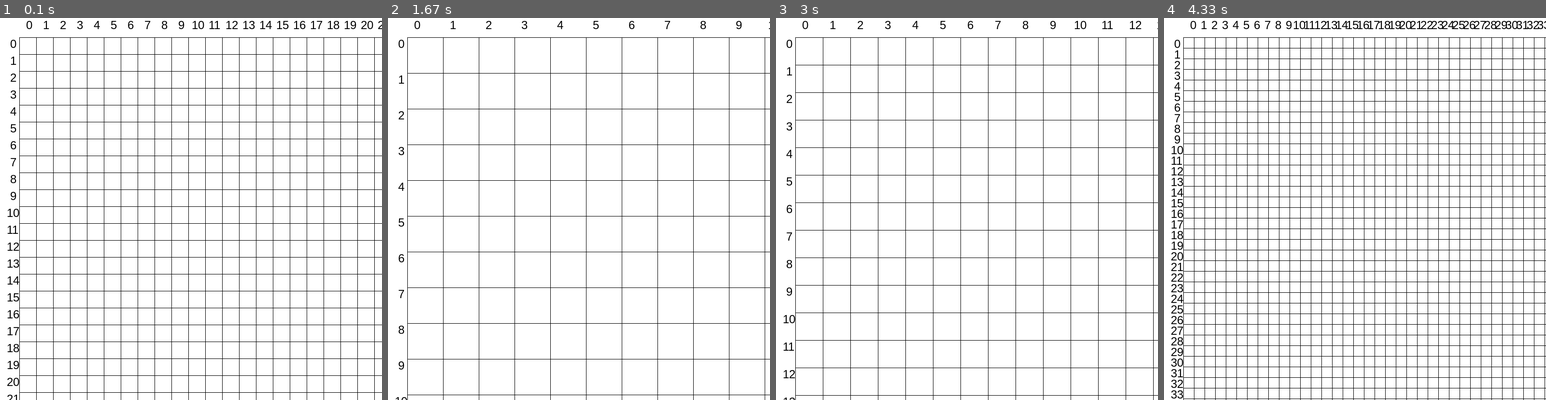
Above: before the commit, frames 1-4 (left to right).
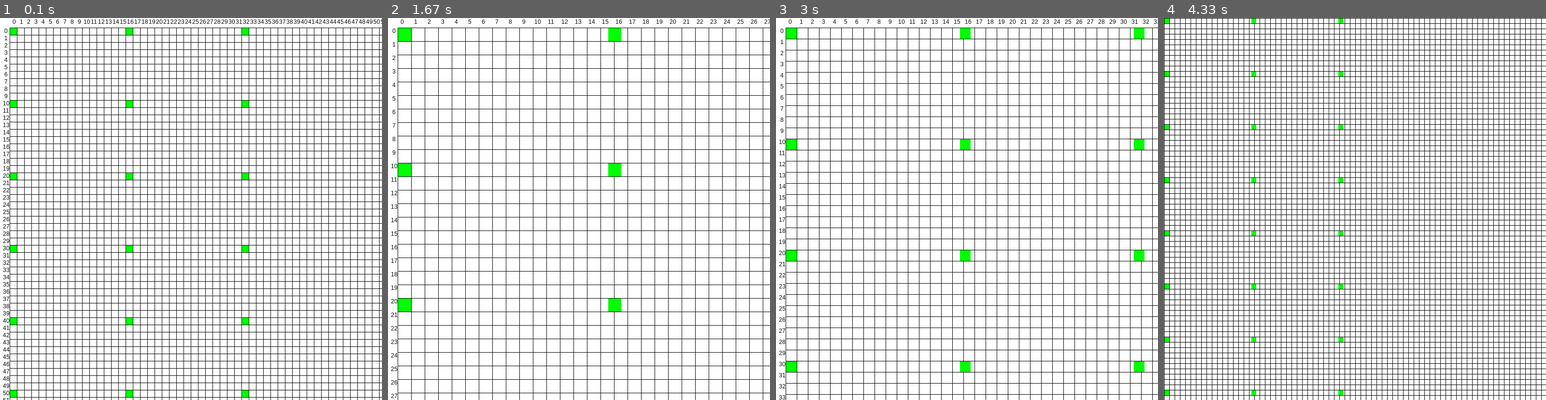
Above: after the commit, the same moments.

Repository: Archanciel/Learning_Pygame
Game: pygame game, started from draw_grid/main.py
Two runs of this game, one before a commit and one after it. Both use one fixed random seed, a clock stepped at 60 frames per second and the inputs below.
Inputs (mouse positions are in pixels of both pictures, inside the frame that each line leads up to):
- Up to frame 1 (0.1 s): no input
- Up to frame 2 (1.67 s): hold Up 0.33-0.8 s; move the mouse to (563, 224) at 0.37 s; hold Down 0.83-1.3 s; move the mouse to (487, 212) at 0.87 s; hold Up from 1.33 s (still down); move the mouse to (636, 75) at 1.37 s
- Up to frame 3 (3 s): release Up at 1.8 s; hold Down 1.83-2.3 s; move the mouse to (974, 79) at 1.87 s; hold Up 2.33-2.8 s; move the mouse to (970, 251) at 2.37 s; hold Down from 2.83 s (still down); move the mouse to (1066, 270) at 2.87 s
- Up to frame 4 (4.33 s): release Down at 3.3 s; hold Up 3.33-3.8 s; move the mouse to (1454, 174) at 3.37 s; hold Down 3.83-4.3 s; move the mouse to (1492, 178) at 3.87 s

The runs differ from the first frame. In frame 1, 16% of the frame differs, in the area x 0-100%, y 0-100%; in frame 2, 10%; in frame 3, 13%; in frame 4, 26%.

Commit message:
drawing active cells. Not yet ok when zooming

Diff:
--- a/draw_grid/grid.py
+++ b/draw_grid/grid.py
@@ -1,6 +1,6 @@
 import pygame as pg
 
-from draw_grid.settings import GRID_COORD_MARGIN_SIZE, BLACK
+from draw_grid.settings import GRID_COORD_MARGIN_SIZE, BLACK, GREEN
 
 
 class Grid():
@@ -16,8 +16,31 @@
         is 1 px, 2 cells will require
         '''
         self.cellValueGrid = [[initCellValue for i in range(surface.get_width() // 2)] for j in range(surface.get_height() // 2)]
-        self.font = pg.font.SysFont('arial', GRID_COORD_MARGIN_SIZE / 20 * 12, False)
+        self.setStartPattern()
+        self.font = pg.font.SysFont('arial', int(GRID_COORD_MARGIN_SIZE / 20 * 12), False)
         self.drawAxisLabel = True
+
+    def setStartPattern(self):
+        for i in range(0,300,10):
+            self.cellValueGrid[i][0] = True
+        for i in range(0,300,10):
+            self.cellValueGrid[i][100] = True
+        for i in range(0,300,10):
+            self.cellValueGrid[i][300] = True
+
+        for i in range(0, 300, 10):
+            self.cellValueGrid[i][0] = True
+        for i in range(0, 300, 10):
+            self.cellValueGrid[i][15] = True
+        for i in range(0, 300, 10):
+            self.cellValueGrid[i][30] = True
+
+        for i in range(0, 300, 10):
+            self.cellValueGrid[i][0] = True
+        for i in range(0, 300, 10):
+            self.cellValueGrid[i][15] = True
+        for i in range(0, 300, 10):
+            self.cellValueGrid[i][30] = True
 
     def setGridDimension(self):
         self.colNb = self.surface.get_width() // self.cellSize
@@ -54,6 +77,18 @@
 
             pg.draw.line(self.surface, BLACK, (colCoord, gridCoordMargin), (colCoord,self.surface.get_height()))
 
+        #drawing active cells
+
+        for row in range(len(self.cellValueGrid)):
+            for col in range(len(self.cellValueGrid[0])):
+                if self.cellValueGrid[row][col]:
+                    pg.draw.rect(self.surface,
+                                     GREEN,
+                                     [gridCoordMargin + ((1 + self.cellSize) * col) + 1,
+                                      gridCoordMargin + ((self.cellSize) * row) + 1,
+                                      self.cellSize - 1,
+                                      self.cellSize - 1])
+
     def zoomIn(self):
         delta = self.cellSize // 10
         print('zoom in: cellsize {}, delta {}'.format(self.cellSize, delta))
--- a/draw_grid/main.py
+++ b/draw_grid/main.py
@@ -24,7 +24,7 @@
         self.clock = pg.time.Clock()
         self.running = True
 
-        self.grid = Grid(self.screen, DEFAULT_CELL_SIZE, 0)
+        self.grid = Grid(self.screen, DEFAULT_CELL_SIZE, False)
         self.dragging = False
         self.mouse_x_beg = 0
         self.mouse_y_beg = 0
@@ -68,6 +68,8 @@
             elif event.type == pg.MOUSEBUTTONUP:
                 if event.button == 1:
                     self.dragging = False
+                    print('x {}, y {} offset'.format(self.mouse_x_end - self.mouse_x_beg,
+                                                     self.mouse_y_end - self.mouse_y_beg))
             elif event.type == pg.MOUSEMOTION:
                 if self.dragging:
                     self.mouse_x_end, self.mouse_y_end = event.pos
@@ -78,8 +80,6 @@
             self.grid.zoomIn()
         elif keys[pg.K_DOWN]:
             self.grid.zoomOut()
-
-        print('x {}, y {} offset'.format(self.mouse_x_end - self.mouse_x_beg, self.mouse_y_end - self.mouse_y_beg))
 
     def update(self):
         '''
--- a/draw_grid/settings.py
+++ b/draw_grid/settings.py
@@ -13,5 +13,5 @@
 YELLOW = (255, 255, 0)
 
 # grid constants
-DEFAULT_CELL_SIZE = 35 #15
-GRID_COORD_MARGIN_SIZE = 40 #20
+DEFAULT_CELL_SIZE = 15 #15 #15 Windows, 35 Android
+GRID_COORD_MARGIN_SIZE = 20 #20 Windows, 40 Android
